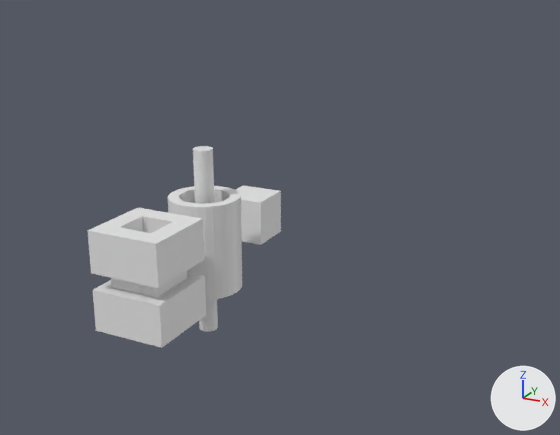
A saved change to the Blender file learning-blender/udemy-courses/intro-to-blender-2.8-for-beginners/Exercise01.blend.
Camera for both pictures: a camera (50 mm lens) standing at (16.6, -25.9, 11.4) and looking at (-2.1, 11.1, -2.6). Every picture has the same lights, and +X, +Y and +Z are marked at lower right.

The older version as bpy lines, for what is in view:
```python
me_cube_001 = bpy.data.meshes.new('Cube.001')
me_cube_001.from_pydata(...)  # a box spanning x -1.0..1.0, y -1.0..1.0, z -1.0..1.0
me_cube_002 = bpy.data.meshes.new('Cube.002')
me_cube_002.from_pydata(...)  # 48 vertices, 46 faces; spans x -1.5..1.5, y -1.5..1.5, z -2.0..2.0
me_cylinder_001 = bpy.data.meshes.new('Cylinder.001')
me_cylinder_001.from_pydata(...)  # a 32-sided cylinder along z spanning x -1.0..1.0, y -1.0..1.0, z -1.0..1.0
ob_cube = bpy.data.objects.new('Cube', me_cube_002)
ob_cube.location = (0.0, -4.0, 0.0)
ob_cube_001 = bpy.data.objects.new('Cube.001', me_cube_001)
ob_cube_001.location = (0.0, 4.0, 0.0)
ob_cylinder_001 = bpy.data.objects.new('Cylinder.001', me_cylinder_001)
ob_cylinder_001.location = (0.0, 0.0, 0.0)
ob_cylinder_001.scale = (0.4, 0.4, 4.0)
# also in view: 'Cylinder' at (0.0, 0.0, 0.0)
```
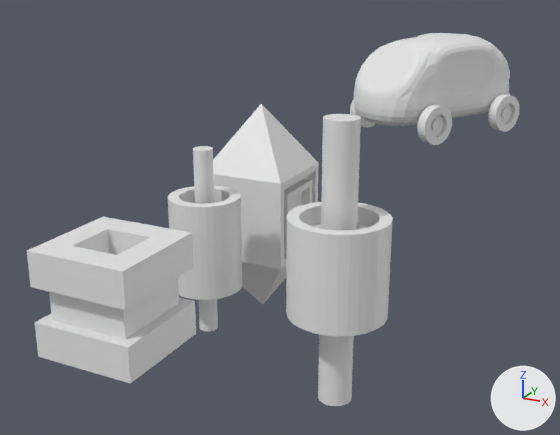
Changed parts and their boxes (x1, y1, x2, y2) in the pictures (560 x 435 px):
'Cube 1', added
    after: (27, 217, 196, 384)
'Cylinder 2', added
    after: (286, 114, 393, 406)
'Cube', deleted
    before: (87, 208, 206, 348)
'Auto', added
    after: (354, 33, 510, 126)
'Cube 2', added
    after: (213, 104, 319, 304)
'Weels', added
    after: (350, 94, 520, 145)
'Cube.001', deleted
    before: (235, 185, 281, 245)
'Pipe', added
    after: (357, 113, 363, 119)

The change, as a diff of the scene's bpy script:
```diff
--- a/learning-blender/udemy-courses/intro-to-blender-2.8-for-beginners/Exercise01.blend.py
+++ b/learning-blender/udemy-courses/intro-to-blender-2.8-for-beginners/Exercise01.blend.py
@@ ob_cube_001 @@
-ob_cube_001 = bpy.data.objects.new('Cube.001', me_cube_001)
@@ ob_cube @@
-ob_cube = bpy.data.objects.new('Cube', me_cube_002)
@@ ob_lights @@
+ob_lights = bpy.data.objects.new('Lights', me_cylinder_003)  # 96 vertices, 66 faces; spans x -4.95..-2.95, y -1.0..1.0, z -1.0..1.0; modifiers MIRROR
+ob_lights.parent = ob_auto
+ob_lights.location = (0.0, 35.94, 1.151)
+ob_lights.rotation_euler = (1.571, 0.0, 0.0)  # degrees (90, 0, 0)
+ob_lights.scale = (0.463, 0.463, 0.0988)
@@ ob_auto @@
+ob_auto = bpy.data.objects.new('Auto', me_autodata)  # 62 vertices, 62 faces; spans x -3.0..3.0, y -4.4..8.4, z -0.1..6.0; modifiers SUBSURF
+ob_auto.location = (0.0, 28.0, 0.0)
+ob_auto.rotation_euler = (0.0, 0.0, -0.478)  # degrees (0, 0, -27)
@@ ob_pipe @@
+ob_pipe = bpy.data.objects.new('Pipe', me_cylinder_004)  # 128 vertices, 98 faces; spans x -1.0..1.0, y -1.0..1.0, z -1.0..1.0
+ob_pipe.parent = ob_auto
+ob_pipe.location = (-1.209, 24.18, 0.587)
+ob_pipe.rotation_euler = (1.571, 0.0, 0.0)  # degrees (90, 0, 0)
+ob_pipe.scale = (-0.206, -0.206, -0.169)
@@ ob_weels @@
+ob_weels = bpy.data.objects.new('Weels', me_wheeldata)  # 192 vertices, 162 faces; spans x 3.13..3.81, y 1.72..3.72, z -0.68..1.32; modifiers MIRROR
+ob_weels.parent = ob_auto
+ob_weels.location = (0.0, 30.32, 0.0)
+ob_weels.scale = (1.0, 1.32, 1.32)
@@ ob_cube_2 @@
+ob_cube_2 = bpy.data.objects.new('Cube 2', me_cube_002_1)  # 34 vertices, 36 faces; spans x -2.0..2.0, y -2.0..2.0, z -5.0..5.0
+ob_cube_2.location = (0.0, 5.0, 0.0)
@@ ob_cylinder_2 @@
+ob_cylinder_2 = bpy.data.objects.new('Cylinder 2', me_cylinder_002)  # 448 vertices, 418 faces; spans x -1.0..1.0, y -1.0..1.0, z -2.9..2.9
+ob_cylinder_2.location = (6.0, 0.0, 0.0)
+ob_cylinder_2.scale = (2.0, 2.0, 2.0)
@@ ob_cube_1 @@
+ob_cube_1 = bpy.data.objects.new('Cube 1', me_cube_001_1)  # 40 vertices, 38 faces; spans x -2.0..2.0, y -2.0..2.0, z -2.0..2.0
+ob_cube_1.location = (0.0, -6.0, 0.0)
```
